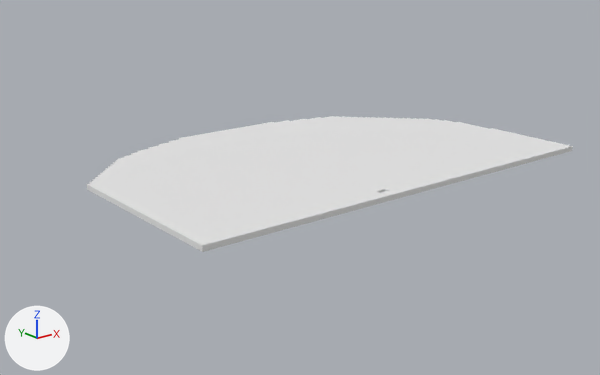
A saved change to the OBJ model models_obj_test/zakretSkosOstryLod.obj.
Both versions are drawn from a camera (50 mm lens) standing at (-12.19, -15.87, 4.38) and looking at (-2.96, -4.33, -0.24). Lighting does not change. The marker at lower left points along +X, +Y and +Z. Where no turn or scale is listed for an object, it has been applied to the vertices. Vertices at the same position are counted once.

The older version as bpy lines, for what is in view:
```python
me_untitled = bpy.data.meshes.new('Untitled')
me_untitled.from_pydata(...)  # 5546 vertices, 11092 faces; spans x -6.35..2.65, y -6.35..-0.65, z -0.05..0.05
me_untitled.materials.append(mat_palette_026)  # white #e7e7e7
ob_untitled = bpy.data.objects.new('Untitled', me_untitled)
ob_untitled.location = (0.0, 0.0, 0.0)
```
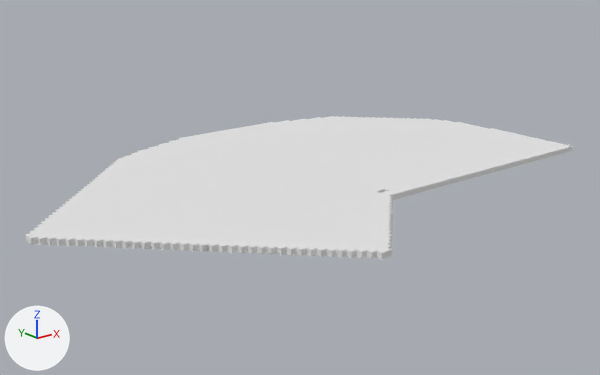
Commit message: models of zakretOstry to all of 3 ground types

Pixel boxes (x1, y1, x2, y2) of what changed, in the pictures (600 x 375 px):
'Untitled', reshaped (13% wider): before (87, 116, 573, 252); after (26, 116, 573, 259)
part 1 of me_untitled, added: after (26, 186, 393, 259)

Edits to the bpy script that builds the scene:
```text
Add mat_palette_003:
    mat_palette_003 = principled_material('palette.003')
    mat_palette_003.base_color = (0.8, 0.8, 0.8)  # white #e7e7e7
    mat_palette_003.roughness = 1.0
Add mat_palette_004:
    mat_palette_004 = principled_material('palette.004')
    mat_palette_004.base_color = (0.8, 0.8, 0.8)  # white #e7e7e7
    mat_palette_004.roughness = 1.0
Change me_untitled:
    used by ob_untitled; location = (0.0, 0.0, 0.0)
    remove me_untitled.from_pydata(...)  # 5546 vertices, 11092 faces; spans x -6.35..2.65, y -6.35..-0.65, z -0.05..0.05
    add me_untitled.from_pydata(...)  # 6472 vertices, 12994 faces; spans x -8.15..2.65, y -8.15..-0.65, z -0.05..0.05
    me_untitled part 1: 926 vertices added at x -8.15..-2.65, y -8.15..-2.65, z -0.05..0.05
    add me_untitled.materials.append(mat_palette_003)  # white #e7e7e7
    add me_untitled.materials.append(mat_palette_004)  # white #e7e7e7
```
